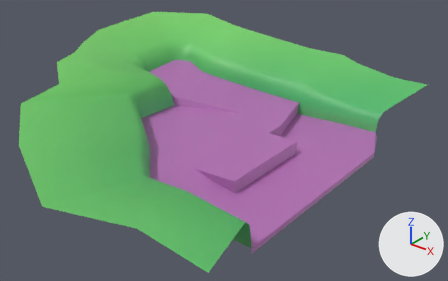
The FBX model Assets/Meshes/Environment/Ground.fbx, before and after one commit.
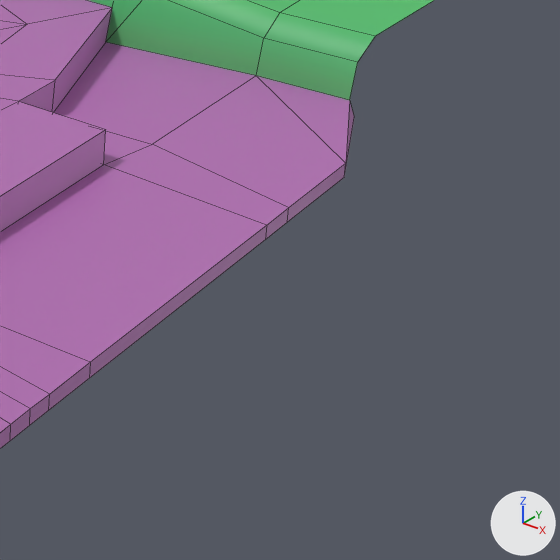
Each version is shown whole from a 50 mm camera at (156.0, -203.0, 126.0) aimed at (-1.0, -8.0, 5.0), then close up on the part from 59% to 99% of the width and 36% to 100% of the height. The lights are fixed; the arrows at lower right show +X, +Y and +Z. The close-ups show mesh edges as thin lines.
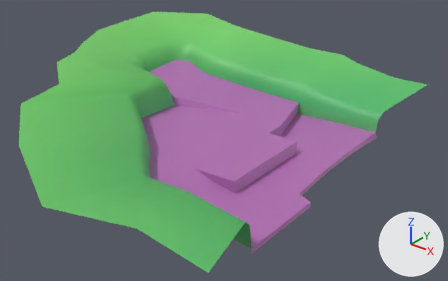
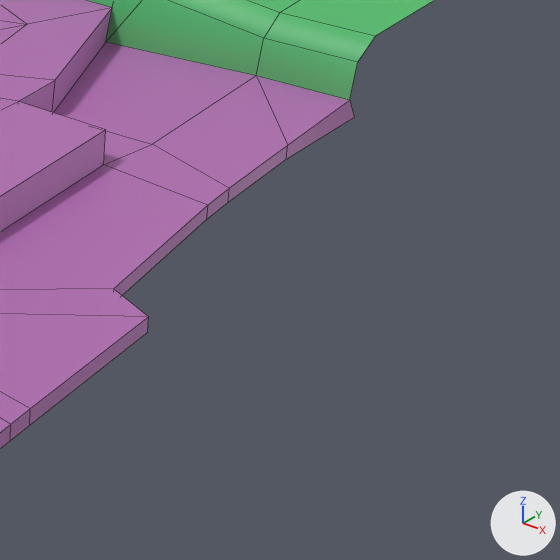
What changed in the scene script:
```text
Change me_cube_012:
    where me_cube_012.from_pydata(...)  # 171 vertices, 152 faces; spans x -67.0..103.0, y -111.0..82.0, z 7.0..41.0
    used by ob_cube_013; location = (-37.3, 0.0, -5.9)
    me_cube_012 part 1: all 6 vertices in x 93.0, y 4.0..27.0, z 7.0..9.0 are moved by (-9.0, 0.0, 0.0)
    me_cube_012 part 2: all 2 vertices in x 93.0, y -39.0, z 7.0..9.0 are moved by (-7.0, 16.0, 0.0)
    me_cube_012 part 3: all 2 vertices in x 93.0, y -47.0, z 7.0..9.0 are moved by (0.0, 21.0, 0.0)
```

Where the change shows, as pixel boxes (x1, y1, x2, y2) in the close-ups (560 x 560 px; the box of a moved part takes in the faces that stretch with it):
part 1 of me_cube_012, moved or reshaped
    before: (104, 76, 354, 239)
    after: (104, 76, 354, 219)
part 2 of me_cube_012, moved or reshaped
    before: (0, 165, 267, 378)
    after: (0, 165, 208, 295)
part 3 of me_cube_012, moved or reshaped
    before: (0, 326, 90, 425)
    after: (0, 289, 149, 425)
